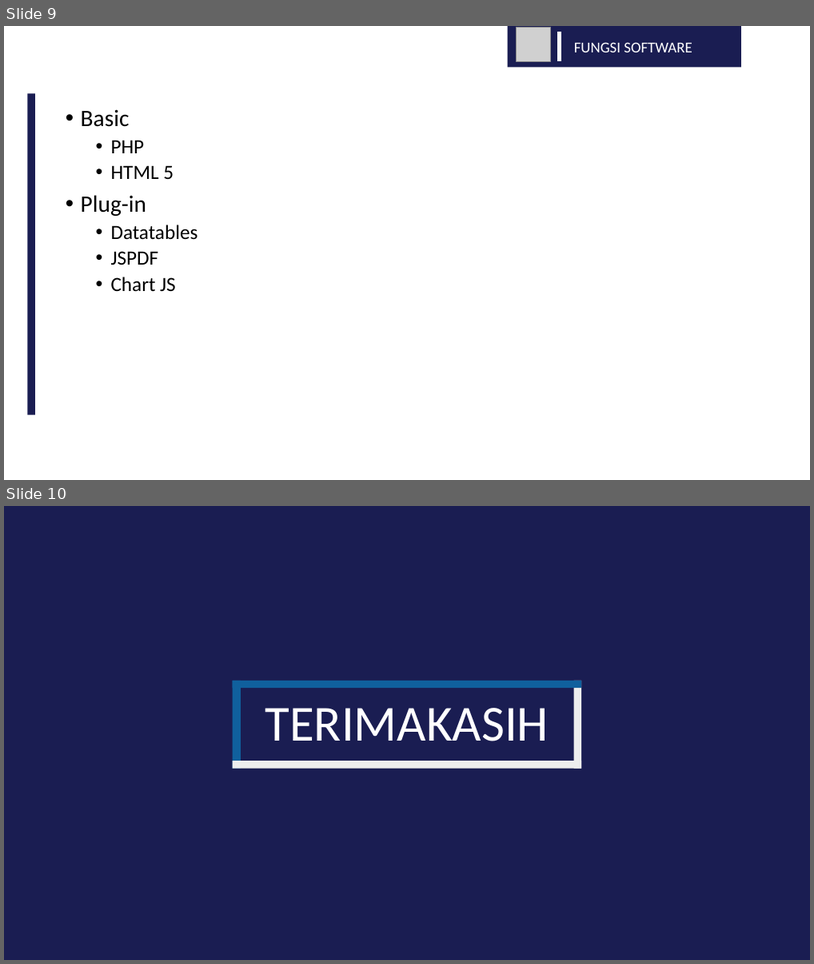
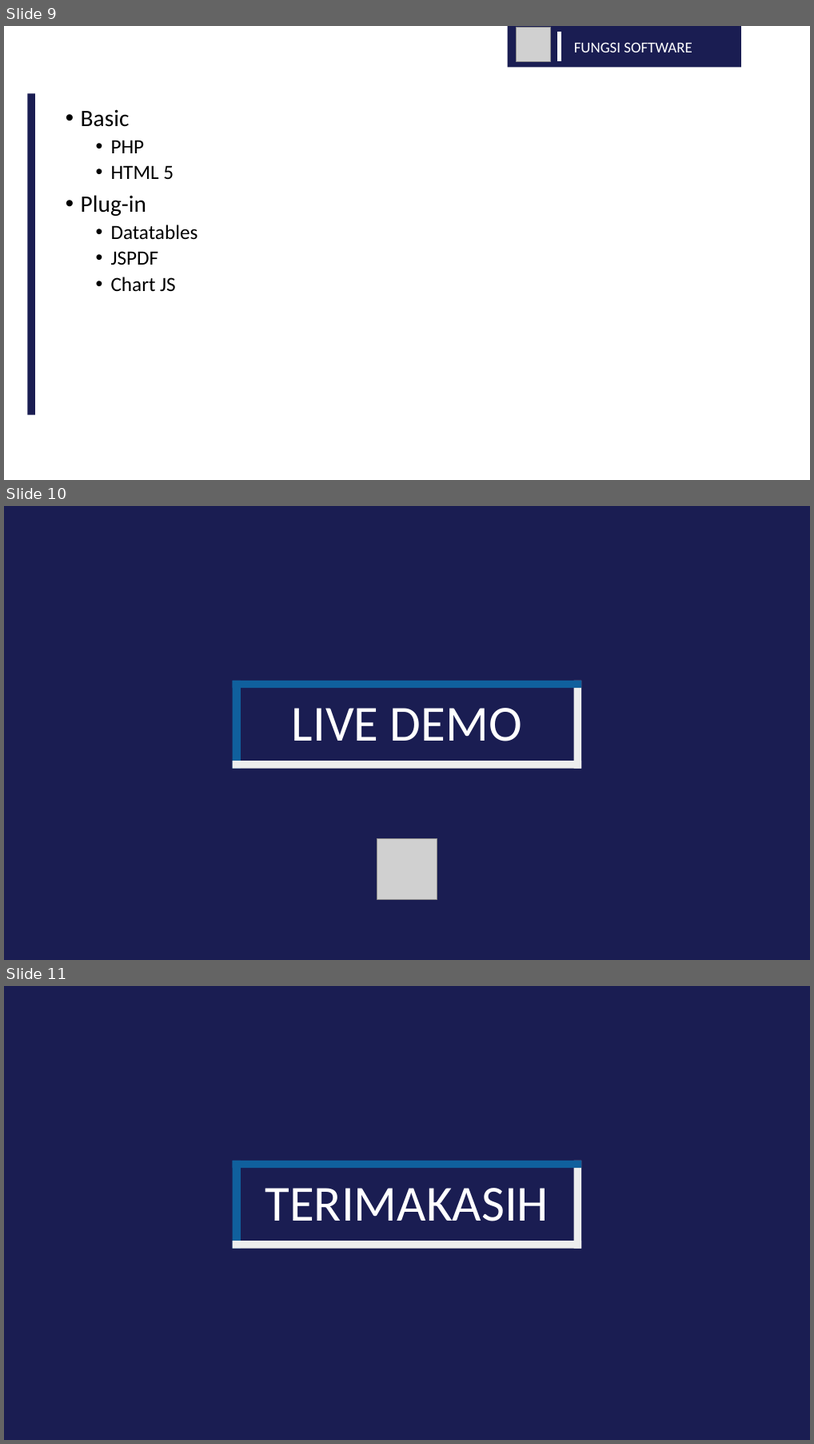
Before and after one commit to 4erka/GMF, a slide deck: Dokumen/ppt_kp_fix.pptx. Shown one above the other, each under a label of ours: slides 9 and 10 before the commit, slides 9, 10 and 11 after it. The pictures are 814x964 and 814x1444 pixels, drawn with LibreOffice and Linux fonts; fonts in the diff are those of the drawing; grey boxes stand for pictures; background and template pictures are left out. Boxes give left, top, right and bottom in pixels: in the first picture for what was removed or moved away, otherwise in the second. Text is boxed around its words. In the diff, an @@ line names an element or a change of style, - is before the commit and + after.

Commit message:
perbaikan ppt

```diff
--- a/Dokumen/ppt_kp_fix.pptx
+++ b/Dokumen/ppt_kp_fix.pptx
@@ slide 10 added at (x1=4, y1=506, x2=810, y2=960), background #1A1D52 @@
@@ rectangle added at (x1=233, y1=680, x2=241, y2=768), fill #10609D @@
@@ rectangle added at (x1=233, y1=680, x2=582, y2=688), fill #10609D @@
@@ rectangle added at (x1=574, y1=680, x2=582, y2=768), fill #EEEEEE @@
@@ title added at (x1=292, y1=708, x2=522, y2=741), 60 pt, text #FFFFFF @@
+LIVE DEMO
@@ rectangle added at (x1=233, y1=760, x2=582, y2=768), fill #EEEEEE @@
@@ picture added at (x1=377, y1=839, x2=437, y2=900) @@
@@ what was slide 10 is now slide 11 @@
```
